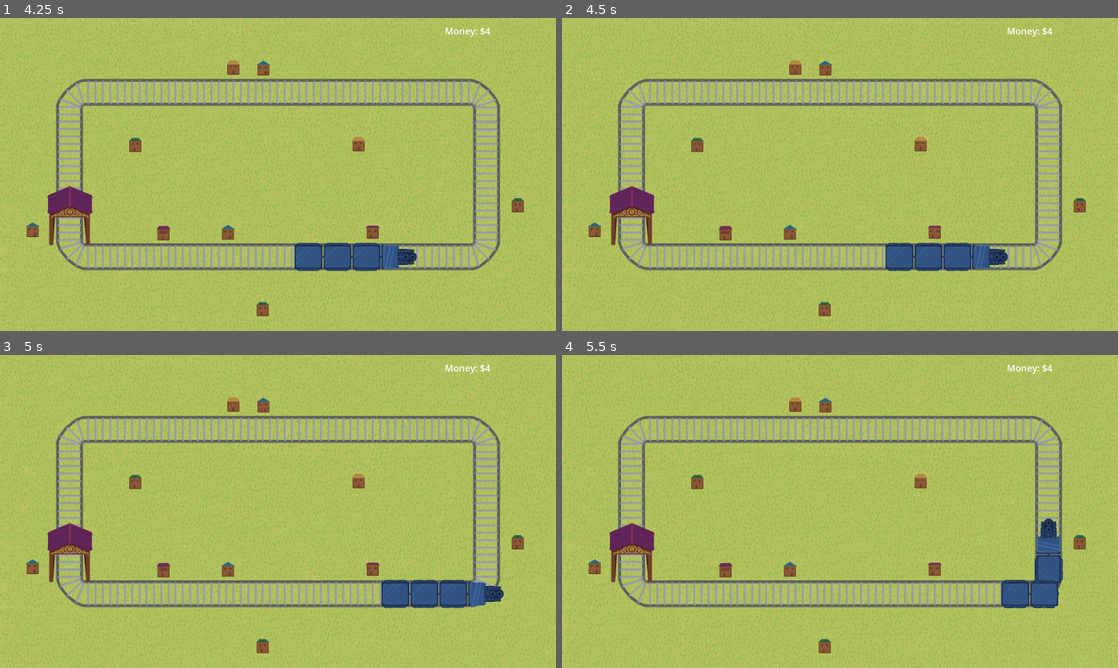
Above: before the commit, frames 1-4 (two rows, left to right).
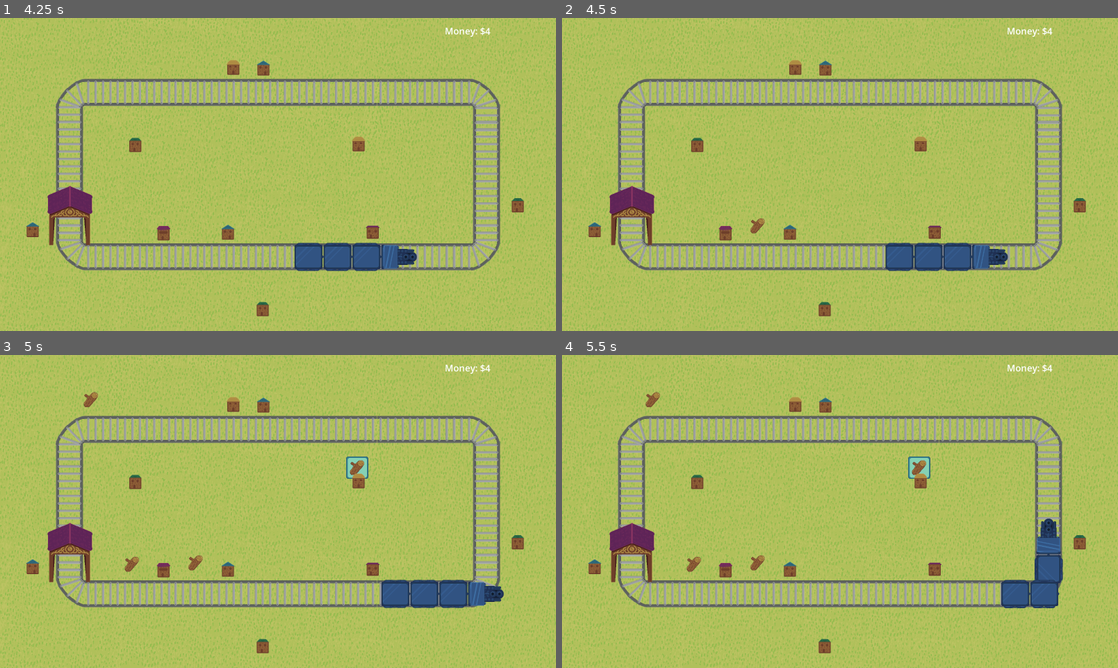
Above: after the commit, the same moments.

Repository: decadentpig/GMTK2025
Game: Godot game, scene res://main_menu.tscn
The game is run twice, just before and just after one commit, with the same random seed, the same clock (stepped at 60 frames per second) and the same inputs.
Inputs (mouse positions are in pixels of both pictures, inside the frame that each line leads up to):
- Up to frame 1 (4.25 s): click "CHALLENGE MODE" at 0.5 s; move the mouse to (400, 158) at 1.27 s; click (400, 158) at 1.35 s; move the mouse to (166, 190) at 2.02 s; click (166, 190) at 2.1 s; move the mouse to (333, 105) at 2.77 s; click (333, 105) at 2.85 s; move the mouse to (250, 237) at 3.52 s; click (250, 237) at 3.6 s
- Up to frame 2 (4.5 s): move the mouse to (1006, 221) at 4.27 s; click (1006, 221) at 4.35 s
- Up to frame 3 (5 s): no input
- Up to frame 4 (5.5 s): move the mouse to (673, 464) at 5.02 s; click (673, 464) at 5.1 s

Frame 1 is identical in both runs. In frame 2, less than 0.1% of the frame differs, in the area x 33-37%, y 64-69%; in frame 3, 0.5%, in the area x 15-67%, y 11-70%; in frame 4, 0.5%.

Commit message:
Implemented up to phase 4

Diff:
--- a/game_manager.gd
+++ b/game_manager.gd
@@ -12,6 +12,7 @@
 
 enum GAME_PHASE {PHASE1, PHASE2, PHASE3, PHASE4, PHASE5, PHASE6, PHASE7}
 var current_phase: GAME_PHASE = GAME_PHASE.PHASE1
+var num_loops_since_phase_change = -1
 
 var checkpoint_tax = 1
 const PHASE1_TAX_INCREASE = 1
@@ -96,13 +97,9 @@
 	var factory_type_index = randi() % factories.size()
 	return factories[factory_type_index]
 
-func spawn_factory() -> void:
-	var spawn_location = get_item_spawn_location()
-	var chosen_x = spawn_location[0]
-	var chosen_y = spawn_location[1]
-
-	# Choose factory type
-	var factory_type = get_random_factory()
+func spawn_factory(factory_type: GlobalVariables.FACTORY_TYPE, pos: Vector2) -> void:
+	var chosen_x = pos.x
+	var chosen_y = pos.y
 
 	# Spawn on grid
 	var factory = factory_node_prefab.instantiate()
@@ -136,10 +133,9 @@
 	contract.initialise(self)
 	contract.position = Vector2(chosen_x, chosen_y)
 
-func spawn_carriage() -> void:
-	var spawn_location = get_item_spawn_location()
-	var chosen_x = spawn_location[0]
-	var chosen_y = spawn_location[1]
+func spawn_carriage(pos: Vector2) -> void:
+	var chosen_x = pos.x
+	var chosen_y = pos.y
 	var carriage_pickup_node = carriage_pickup_node_prefab.instantiate()
 	carriage_pickup_node.cost = Stats.num_carriages * 10
 	add_child(carriage_pickup_node)
@@ -174,10 +170,35 @@
 
 	if Stats.money >= 1:
 		print("Paid the toll!")
+		# TODO: Add a sound for lost moneu
 	else:
 		print("Lost the game!")
 		Stats.apply_defaults()
 		get_tree().change_scene_to_file("res://main_menu.tscn")
+
+	# Increment num loops since phase change
+	num_loops_since_phase_change += 1
+
+	# If 3 loops have passed, progress phase
+	if num_loops_since_phase_change >= 3 and current_phase != GAME_PHASE.PHASE7:
+		if current_phase == GAME_PHASE.PHASE1:
+			current_phase = GAME_PHASE.PHASE2
+			num_loops_since_phase_change = 0
+		elif current_phase == GAME_PHASE.PHASE2:
+			current_phase = GAME_PHASE.PHASE3
+			num_loops_since_phase_change = 0
+		elif current_phase == GAME_PHASE.PHASE3:
+			current_phase = GAME_PHASE.PHASE4
+			num_loops_since_phase_change = 0
+		elif current_phase == GAME_PHASE.PHASE4:
+			current_phase = GAME_PHASE.PHASE5
+			num_loops_since_phase_change = 0
+		elif current_phase == GAME_PHASE.PHASE5:
+			current_phase = GAME_PHASE.PHASE6
+			num_loops_since_phase_change = 0
+		elif current_phase == GAME_PHASE.PHASE6:
+			current_phase = GAME_PHASE.PHASE7
+			num_loops_since_phase_change = 0
 
 func create_floating_text(pos: Vector2, text: String, color: Color, frames: int):
 	var floating_text = floating_text_prefab.instantiate()
@@ -189,13 +210,13 @@
 	# Resource Spawns: Wood
 	# Contracts: Wood
 	# Factories: (none)
-	# Rent Increase Per Lap: 2
+	# Rent Increase Per Lap: 1
 
 	# PHASE 1 CONSTANTS
-	const PHASE1_MAX_CONTRACTS = 3
-	const PHASE1_MAX_NUM_WOOD = 2
-	const PHASE1_WOOD_RAND_CHANCE = 0.002
-	const PHASE1_CONTRACT_RAND_CHANCE = 0.002
+	const PHASE1_MAX_CONTRACTS = 4
+	const PHASE1_MAX_NUM_WOOD = 4
+	const PHASE1_WOOD_RAND_CHANCE = 0.003
+	const PHASE1_CONTRACT_RAND_CHANCE = 0.003
 
 	if current_phase == GAME_PHASE.PHASE1:
 		# 1. Check how many wood nodes exist to be picked up, and their locations
@@ -242,36 +263,309 @@
 					spawn_contract(GlobalVariables.RESOURCE_TYPE.WOOD, spawn.position)
 					return
 
-
 	# PHASE 2
 	# Resource Spawns: Wood, Metal
 	# Contracts: Wood, Metal
 	# Factories (none)
-	# Rent Increase Per Lap: 5
+	# Rent Increase Per Lap: 2
+
+	# PHASE 2 CONSTANTS
+	const PHASE2_MAX_CONTRACTS = 6
+	const PHASE2_MAX_NUM_WOOD = 6
+	const PHASE2_MAX_NUM_METAL = 6
+	const PHASE2_WOOD_RAND_CHANCE = 0.004
+	const PHASE2_METAL_RAND_CHANCE = 0.004
+	const PHASE2_CONTRACT_RAND_CHANCE = 0.004
+
 	if current_phase == GAME_PHASE.PHASE2:
-		pass
+		var num_wood = 0
+		var num_metal = 0
+		var num_contracts = 0
+		var used_locations = []
+
+		for child in get_children():
+			if (
+				child is Raw_Resource
+				and child.resource_type == GlobalVariables.RESOURCE_TYPE.WOOD
+			):
+				num_wood += 1
+				used_locations.append(child.position)
+			elif (
+				child is Raw_Resource
+				and child.resource_type == GlobalVariables.RESOURCE_TYPE.METAL
+			):
+				num_metal += 1
+				used_locations.append(child.position)
+			elif (
+				child is Contract_Node
+			):
+				num_contracts += 1
+				used_locations.append(child.position)
+
+		# Spawn Wood resources if within limits
+		if num_wood < PHASE2_MAX_NUM_WOOD and randf() < PHASE2_WOOD_RAND_CHANCE:
+			while true:
+				var rand = randi_range(0, node_spawns.get_child_count() - 1)
+				var spawn = node_spawns.get_child(rand)
+
+				if spawn.position in used_locations:
+					# Keep looking for a spawn that is not taken
+					continue
+				else:
+					spawn_resource(GlobalVariables.RESOURCE_TYPE.WOOD, spawn.position)
+					return
+
+		# Spawn Metal resources if within limits
+		if num_metal < PHASE2_MAX_NUM_METAL and randf() < PHASE2_METAL_RAND_CHANCE:
+			while true:
+				var rand = randi_range(0, node_spawns.get_child_count() - 1)
+				var spawn = node_spawns.get_child(rand)
+
+				if spawn.position in used_locations:
+					# Keep looking for a spawn that is not taken
+					continue
+				else:
+					spawn_resource(GlobalVariables.RESOURCE_TYPE.METAL, spawn.position)
+					return
+
+		# Spawn Contracts if within limits
+		if num_contracts < PHASE2_MAX_CONTRACTS and randf() < PHASE2_CONTRACT_RAND_CHANCE:
+			while true:
+				var rand = randi_range(0, contract_spawns.get_child_count() - 1)
+				var spawn = contract_spawns.get_child(rand)
+
+				if spawn.position in used_locations:
+					# Keep looking for a spawn that is not taken
+					continue
+				else:
+					spawn_contract(GlobalVariables.RESOURCE_TYPE.WOOD, spawn.position)
+					return
 
 	# PHASE 3
 	# Resource Spawns: Wood, Metal, Carriages
 	# Contracts: Wood, Metal
 	# Factories: (none)
-	# Rent Increase Per Lap: 5
+	# Rent Increase Per Lap: 3
+
+	# PHASE 3 CONSTANTS
+	const PHASE3_MAX_CONTRACTS = 8
+	const PHASE3_MAX_NUM_WOOD = 8
+	const PHASE3_MAX_NUM_METAL = 8
+	const PHASE3_MAX_NUM_CARRIAGES = 1
+	const PHASE3_WOOD_RAND_CHANCE = 0.004
+	const PHASE3_METAL_RAND_CHANCE = 0.004
+	const PHASE3_CONTRACT_RAND_CHANCE = 0.004
+	const PHASE3_CARRIAGE_RAND_CHANCE = 0.0004
+
 	if current_phase == GAME_PHASE.PHASE3:
-		pass
+		var num_wood = 0
+		var num_metal = 0
+		var num_contracts = 0
+		var num_carriages = 0
+		var used_locations = []
+
+		for child in get_children():
+			if (
+				child is Raw_Resource
+				and child.resource_type == GlobalVariables.RESOURCE_TYPE.WOOD
+			):
+				num_wood += 1
+				used_locations.append(child.position)
+			elif (
+				child is Raw_Resource
+				and child.resource_type == GlobalVariables.RESOURCE_TYPE.METAL
+			):
+				num_metal += 1
+				used_locations.append(child.position)
+			elif (
+				child is Contract_Node
+			):
+				num_contracts += 1
+				used_locations.append(child.position)
+			elif (
+				child is Carriage_Pickup_Node
+			):
+				num_carriages += 1
+				used_locations.append(child.position)
+
+		# Spawn Wood resources if within limits
+		if num_wood < PHASE3_MAX_NUM_WOOD and randf() < PHASE3_WOOD_RAND_CHANCE:
+			while true:
+				var rand = randi_range(0, node_spawns.get_child_count() - 1)
+				var spawn = node_spawns.get_child(rand)
+
+				if spawn.position in used_locations:
+					# Keep looking for a spawn that is not taken
+					continue
+				else:
+					spawn_resource(GlobalVariables.RESOURCE_TYPE.WOOD, spawn.position)
+					return
+
+		# Spawn Metal resources if within limits
+		if num_metal < PHASE3_MAX_NUM_METAL and randf() < PHASE3_METAL_RAND_CHANCE:
+			while true:
+				var rand = randi_range(0, node_spawns.get_child_count() - 1)
+				var spawn = node_spawns.get_child(rand)
+
+				if spawn.position in used_locations:
+					# Keep looking for a spawn that is not taken
+					continue
+				else:
+					spawn_resource(GlobalVariables.RESOURCE_TYPE.METAL, spawn.position)
+					return
+
+		# Spawn Contracts if within limits
+		if num_contracts < PHASE3_MAX_CONTRACTS and randf() < PHASE3_CONTRACT_RAND_CHANCE:
+			while true:
+				var rand = randi_range(0, contract_spawns.get_child_count() - 1)
+				var spawn = contract_spawns.get_child(rand)
+
+				if spawn.position in used_locations:
+					# Keep looking for a spawn that is not taken
+					continue
+				else:
+					spawn_contract(GlobalVariables.RESOURCE_TYPE.WOOD, spawn.position)
+					return
+
+		# Spawn Carriages if within limits
+		if num_carriages < PHASE3_MAX_NUM_CARRIAGES and randf() < PHASE3_CARRIAGE_RAND_CHANCE:
+			while true:
+				var rand = randi_range(0, node_spawns.get_child_count() - 1)
+				var spawn = node_spawns.get_child(rand)
+
+				if spawn.position in used_locations:
+					# Keep looking for a spawn that is not taken
+					continue
+				else:
+					spawn_carriage(spawn.position)
+					return
 
 	# PHASE 4
 	# Resource Spawns: Wood, Metal
 	# Contracts: Wood, Metal, Planks
 	# Factories: Planks
-	# Rent Increase Per Lap: 10
+	# Rent Increase Per Lap: 5
+
+	# PHASE 4 CONSTANTS
+	const PHASE4_MAX_CONTRACTS = 10
+	const PHASE4_MAX_NUM_WOOD = 9
+	const PHASE4_MAX_NUM_METAL = 9
+	const PHASE4_MAX_NUM_CARRIAGES = 1
+	const PHASE4_MAX_PLANK_FACTORIES = 1
+	const PHASE4_WOOD_RAND_CHANCE = 0.004
+	const PHASE4_METAL_RAND_CHANCE = 0.004
+	const PHASE4_CONTRACT_RAND_CHANCE = 0.004
+	const PHASE4_CARRIAGE_RAND_CHANCE = 0.0004
+	const PHASE4_PLANK_FACTORY_RAND_CHANCE = 0.004
+
 	if current_phase == GAME_PHASE.PHASE4:
-		pass
+		var num_wood = 0
+		var num_metal = 0
+		var num_contracts = 0
+		var num_carriages = 0
+		var num_plank_factories = 0
+		var used_locations = []
+
+		for child in get_children():
+			if (
+				child is Raw_Resource
+				and child.resource_type == GlobalVariables.RESOURCE_TYPE.WOOD
+			):
+				num_wood += 1
+				used_locations.append(child.position)
+			elif (
+				child is Raw_Resource
+				and child.resource_type == GlobalVariables.RESOURCE_TYPE.METAL
+			):
+				num_metal += 1
+				used_locations.append(child.position)
+			elif (
+				child is Contract_Node
+			):
+				num_contracts += 1
+				used_locations.append(child.position)
+			elif (
+				child is Carriage_Pickup_Node
+			):
+				num_carriages += 1
+				used_locations.append(child.position)
+			elif (
+				child is Factory_Node
+				and child.factory_type == GlobalVariables.FACTORY_TYPE.PLANK
+			):
+				num_plank_factories += 1
+				used_locations.append(child.position)
+
+		# Spawn Wood resources if within limits
+		if num_wood < PHASE4_MAX_NUM_WOOD and randf() < PHASE4_WOOD_RAND_CHANCE:
+			while true:
+				var rand = randi_range(0, node_spawns.get_child_count() - 1)
+				var spawn = node_spawns.get_child(rand)
+
+				if spawn.position in used_locations:
+					# Keep looking for a spawn that is not taken
+					continue
+				else:
+					spawn_resource(GlobalVariables.RESOURCE_TYPE.WOOD, spawn.position)
+					return
+
+		# Spawn Metal resources if within limits
+		if num_metal < PHASE4_MAX_NUM_METAL and randf() < PHASE4_METAL_RAND_CHANCE:
+			while true:
+				var rand = randi_range(0, node_spawns.get_child_count() - 1)
+				var spawn = node_spawns.get_child(rand)
+
+				if spawn.position in used_locations:
+					# Keep looking for a spawn that is not taken
+					continue
+				else:
+					spawn_resource(GlobalVariables.RESOURCE_TYPE.METAL, spawn.position)
+					return
+
+		# Spawn Contracts if within limits
+		if num_contracts < PHASE4_MAX_CONTRACTS and randf() < PHASE4_CONTRACT_RAND_CHANCE:
+			while true:
+				var rand = randi_range(0, contract_spawns.get_child_count() - 1)
+				var spawn = contract_spawns.get_child(rand)
+
+				if spawn.position in used_locations:
+					# Keep looking for a spawn that is not taken
+					continue
+				else:
+					spawn_contract(GlobalVariables.RESOURCE_TYPE.WOOD, spawn.position)
+					return
+
+		# Spawn Carriages if within limits
+		if num_carriages < PHASE4_MAX_NUM_CARRIAGES and randf() < PHASE4_CARRIAGE_RAND_CHANCE:
+			while true:
+				var rand = randi_range(0, node_spawns.get_child_count() - 1)
+				var spawn = node_spawns.get_child(rand)
+
+				if spawn.position in used_locations:
+					# Keep looking for a spawn that is not taken
+					continue
+				else:
+					spawn_carriage(spawn.position)
+					return
+
+		# Spawn Plank Factories if within limits
+		if num_plank_factories < PHASE4_MAX_PLANK_FACTORIES and randf() < PHASE4_PLANK_FACTORY_RAND_CHANCE:
+			while true:
+				var rand = randi_range(0, factory_spawns.get_child_count() - 1)
+				var spawn = factory_spawns.get_child(rand)
+
+				if spawn.position in used_locations:
+					# Keep looking for a spawn that is not taken
+					continue
+				else:
+					spawn_factory(GlobalVariables.FACTORY_TYPE.PLANK, spawn.position)
+					return
 
 	# PHASE 5
 	# Resource Spawns: Wood, Metal
 	# Contracts: Wood, Metal, Planks, Ingots
 	# Factories: Planks, Ingots
-	# Rent Increase Per Lap: 20
+	# Rent Increase Per Lap: 10
 	if current_phase == GAME_PHASE.PHASE5:
 		pass
 
@@ -279,7 +573,7 @@
 	# Resource Spawns: Wood, Metal
 	# Contracts: Wood, Metal, Planks, Ingots, Crates
 	# Factories: Planks, Ingots, Crates
-	# Rent Increase Per Lap: 30
+	# Rent Increase Per Lap: 15
 	if current_phase == GAME_PHASE.PHASE6:
 		pass
 
@@ -287,7 +581,7 @@
 	# Resource Spawns: Wood, Metal
 	# Contracts: Wood, Metal, Planks, Ingots, Crates, Shipping Containers
 	# Factories: Planks, Ingots, Crates, Shipping Containers
-	# Rent Increase Per Lap: 50
+	# Rent Increase Per Lap: 20
 	if current_phase == GAME_PHASE.PHASE7:
 		pass
 
Not shown, added: Assets/Game-Title.png.import
